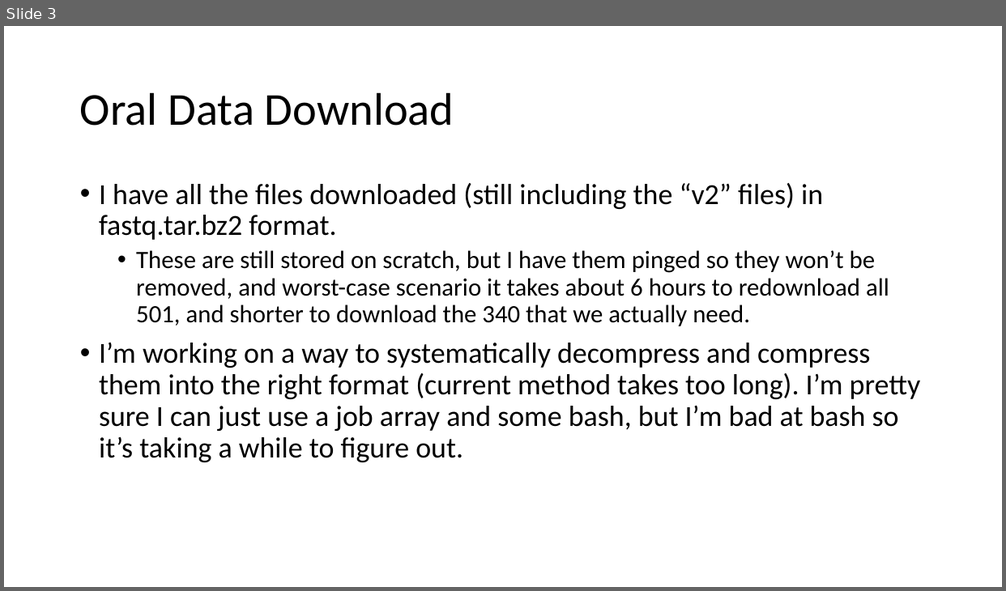
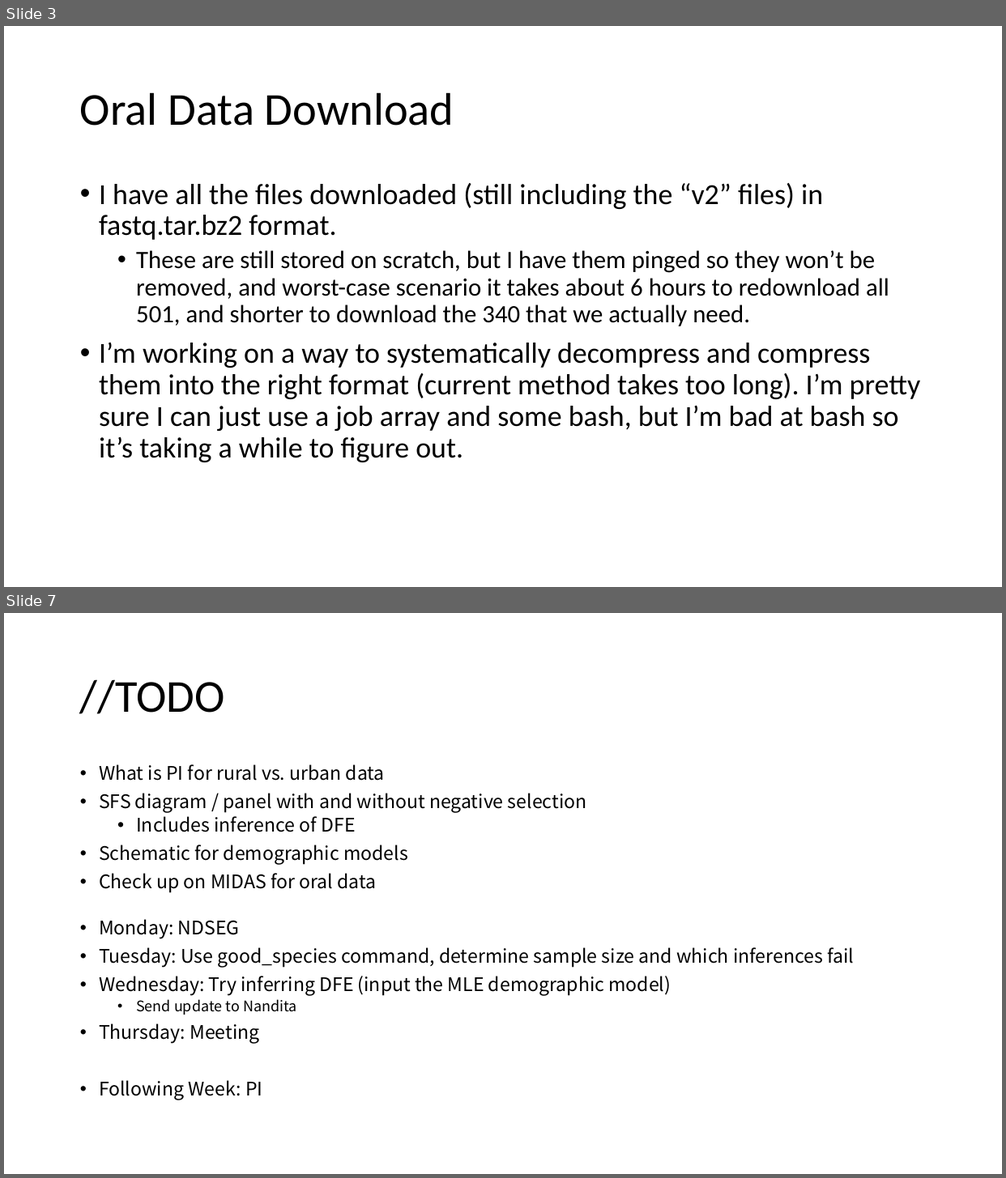
Before and after one commit to jon-mah/demo_for_ccgb, a slide deck: Summary/20211028_microbiome_demography_slides.pptx. Shown one above the other, each under a label of ours: slide 3 before the commit, slides 3 and 7 after it; the slides between them are not shown. The pictures are 1006x591 and 1006x1178 pixels, drawn with LibreOffice and Linux fonts; fonts in the diff are those of the drawing. Boxes give left, top, right and bottom in pixels: in the first picture for what was removed or moved away, otherwise in the second. Text is boxed around its words. In the diff, an @@ line names an element or a change of style, - is before the commit and + after.

```diff
--- a/Summary/20211028_microbiome_demography_slides.pptx
+++ b/Summary/20211028_microbiome_demography_slides.pptx
@@ slide 7 added at (x1=4, y1=613, x2=1002, y2=1174), background #FFFFFF @@
@@ title added at (x1=80, y1=679, x2=225, y2=714), 44 pt, text #000000 @@
+//TODO
@@ text added at (x1=99, y1=764, x2=854, y2=1101), 18 pt, text #000000 @@
+• What is PI for rural vs. urban data
+• SFS diagram / panel with and without negative selection
+  • Includes inference of DFE
+• Schematic for demographic models
+• Check up on MIDAS for oral data
+• Monday: NDSEG
+• Tuesday: Use good_species command, determine sample size and which inferences fail
+• Wednesday: Try inferring DFE (input the MLE demographic model)
+  • Send update to Nandita
+• Thursday: Meeting
+• Following Week: PI
```
Also in this commit, not shown: 2 slides changed, 1 other slide added, 5 other files.
